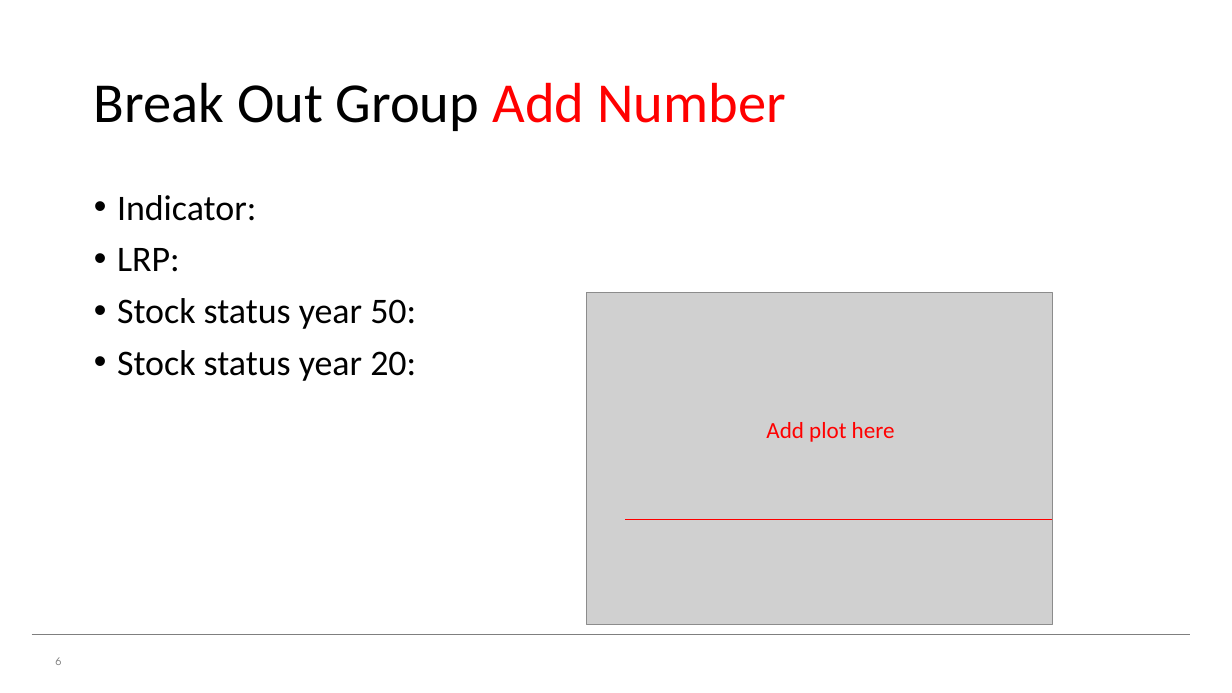
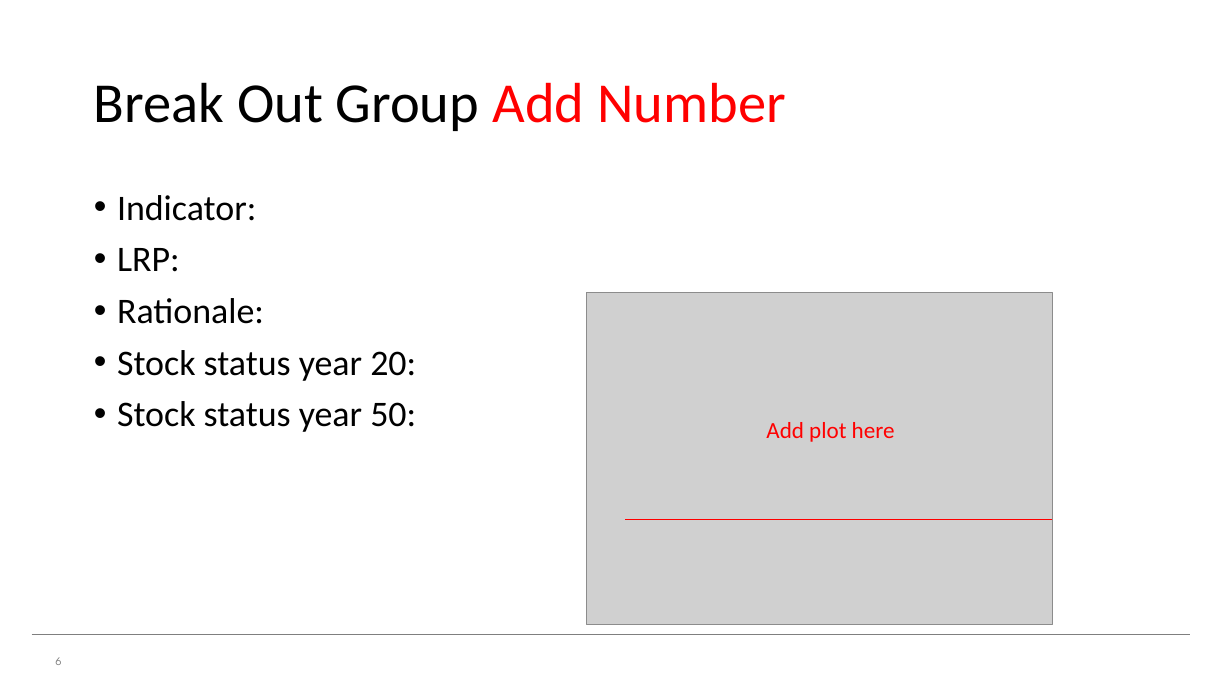
Before and after one commit to z5a1n/draftLRP, a slide deck: slide 6 of Exercise 3/BO Group Ex3.pptx. Drawn at 1232x693 pixels with LibreOffice and Linux fonts; fonts in the diff are those of the drawing; grey boxes stand for pictures; background and template pictures are left out. Boxes give left, top, right and bottom in pixels: in the first picture for what was removed or moved away, otherwise in the second. Text is boxed around its words. In the diff, an @@ line names an element or a change of style, - is before the commit and + after.

```diff
--- a/Exercise 3/BO Group Ex3.pptx
+++ b/Exercise 3/BO Group Ex3.pptx
@@ text at [117, 298, 416, 381]: paragraphs added @@
+• Rationale:
+• Stock status year 20:
```
Also in this commit, not shown: 2 other slides changed, 16 other files.
